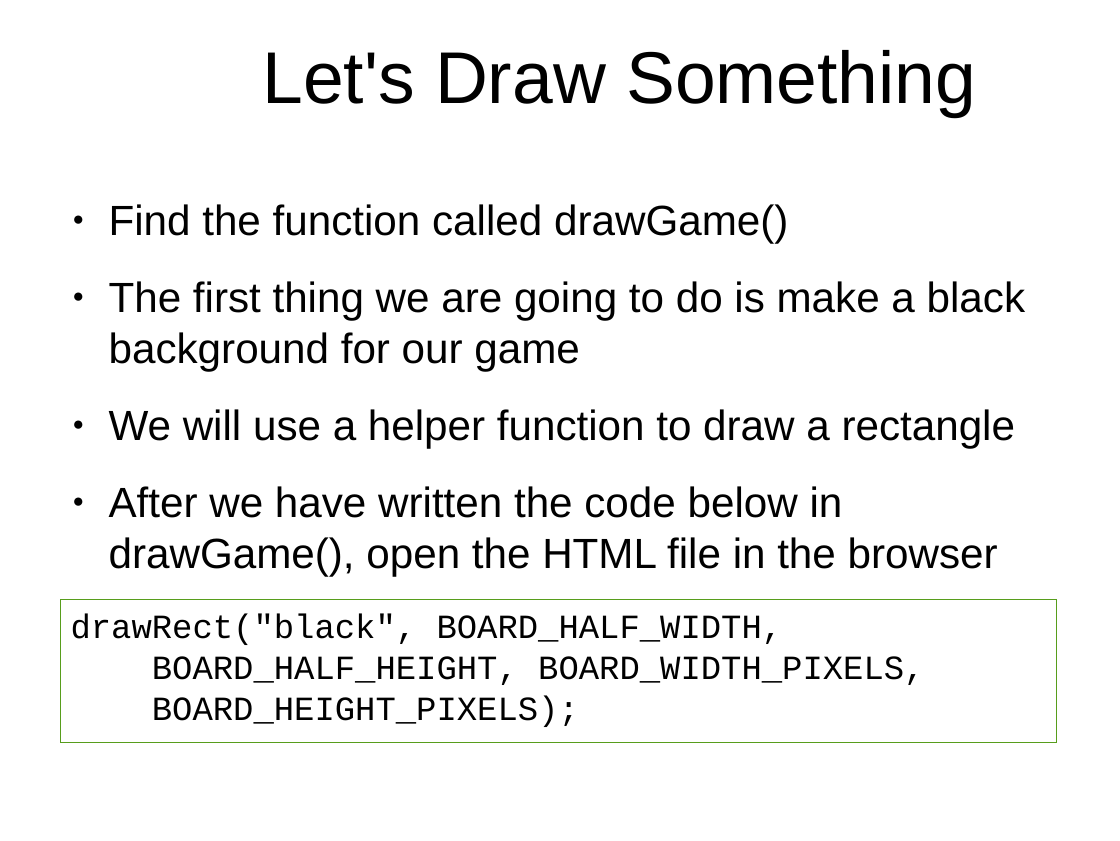
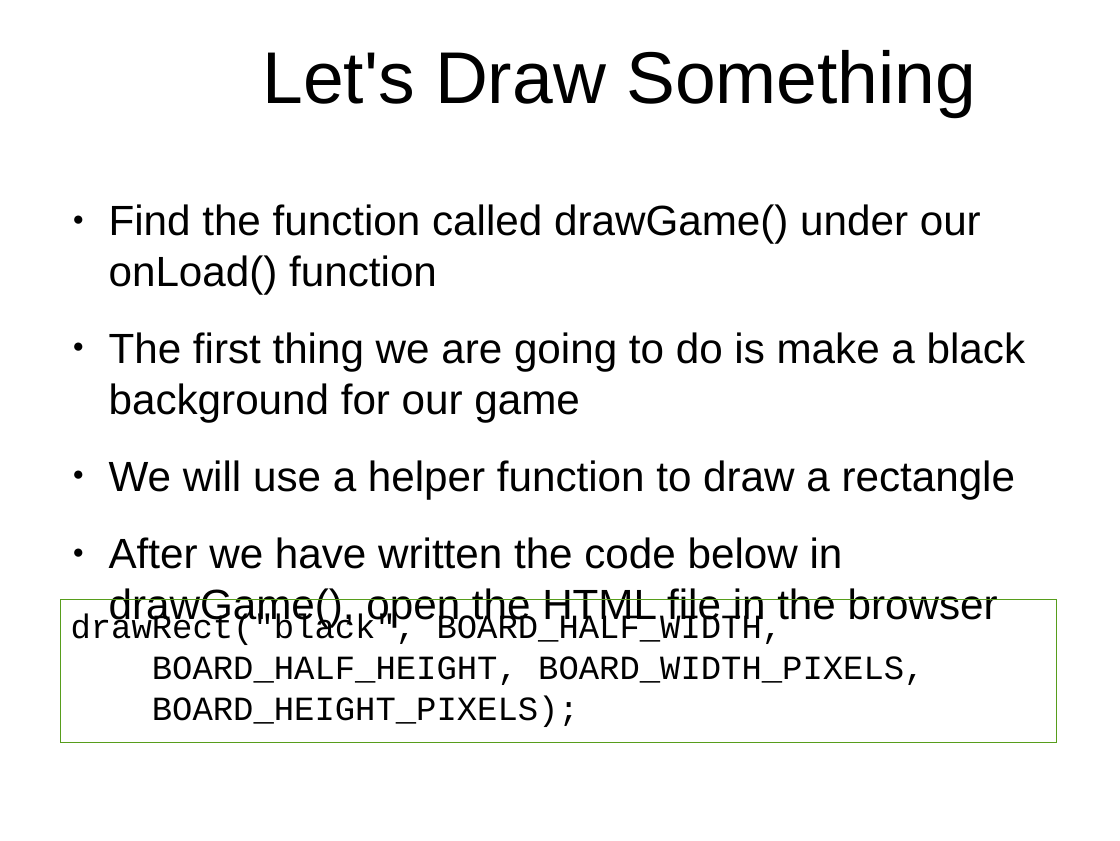
Before and after one commit to originalgrego/PaddleBattle, a slide deck: slide 8 of PaddleBattle - Explorathon 2017.odp. Drawn at 1120x841 pixels with LibreOffice and Linux fonts; fonts in the diff are those of the drawing; background and template pictures are left out. Boxes give left, top, right and bottom in pixels: in the first picture for what was removed or moved away, otherwise in the second. Text is boxed around its words. In the diff, an @@ line names an element or a change of style, - is before the commit and + after.

```diff
--- a/PaddleBattle - Explorathon 2017.odp
+++ b/PaddleBattle - Explorathon 2017.odp
@@ text at box(109, 204, 981, 294): text changed @@
-● Find the function called drawGame()
+● Find the function called drawGame() under our onLoad() function
```
Also in this commit, not shown: 12 other slides changed, 2 slides added, 2 other files.
